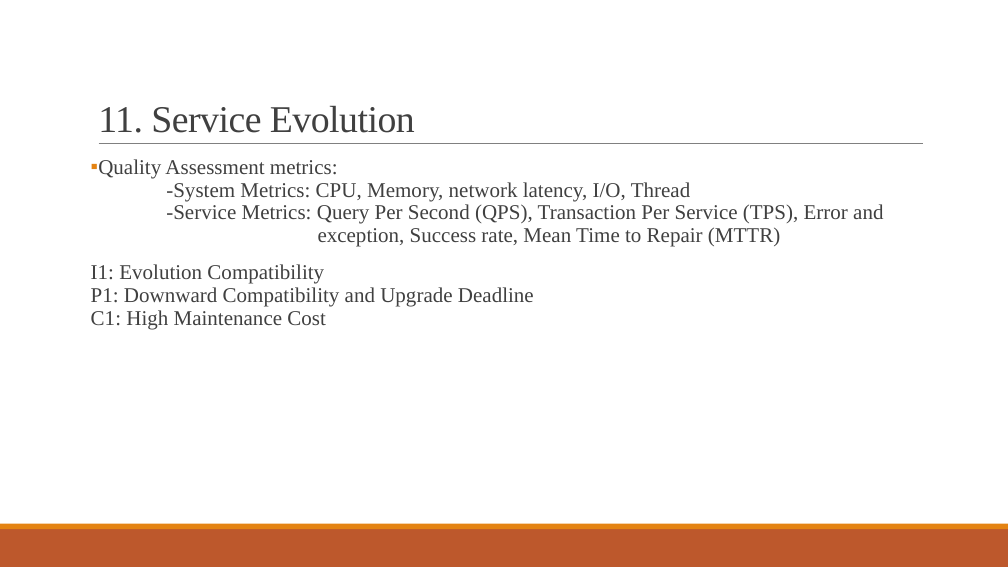
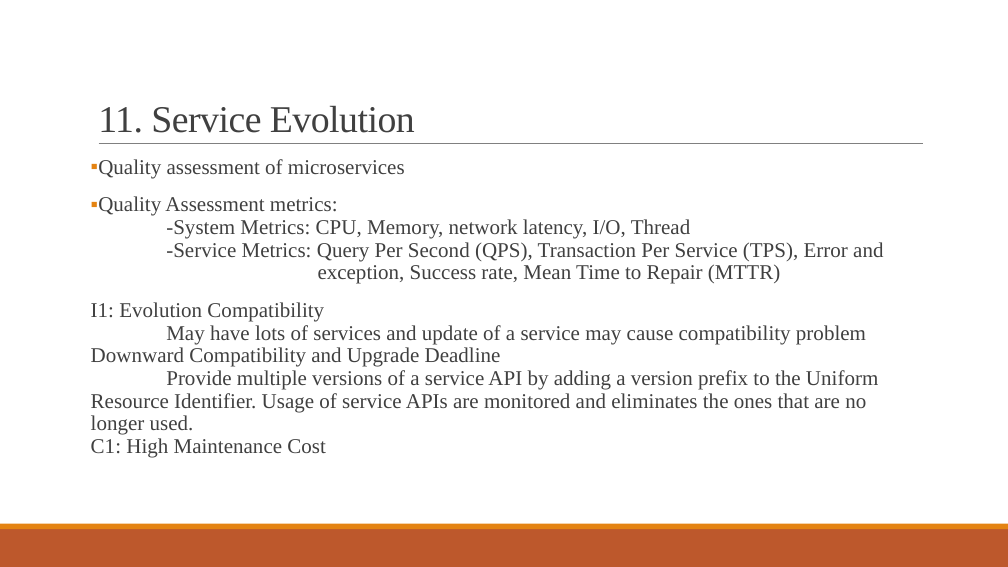
Before and after one commit to Ravishka123/Lectures_And_Talks, a slide deck: slide 32 of An Introduction to Microservices/An Introduction to Microservices.pptx (slide 22 before the commit). Drawn at 1008x567 pixels with LibreOffice and Linux fonts; fonts in the diff are those of the drawing. Boxes give left, top, right and bottom in pixels: in the first picture for what was removed or moved away, otherwise in the second. Text is boxed around its words. In the diff, an @@ line names an element or a change of style, - is before the commit and + after.

```diff
--- a/An Introduction to Microservices/An Introduction to Microservices.pptx
+++ b/An Introduction to Microservices/An Introduction to Microservices.pptx
@@ text at [98,159,405,179]: paragraph added @@
+▪ Quality assessment of microservices
@@ text at [91,302,878,458]: text changed @@
-I1: Evolution Compatibility
-P1: Downward Compatibility and Upgrade Deadline
-C1: High Maintenance Cost
+I1: Evolution Compatibility
+May have lots of services and update of a service may cause compatibility problem
+Downward Compatibility and Upgrade Deadline
+Provide multiple versions of a service API by adding a version prefix to the Uniform Resource Identifier. Usage of service APIs are monitored and eliminates the ones that are no longer used.
+C1: High Maintenance Cost
```
Also in this commit, not shown: 11 other slides changed, 12 slides added, 1 slide removed, 1 other file.
